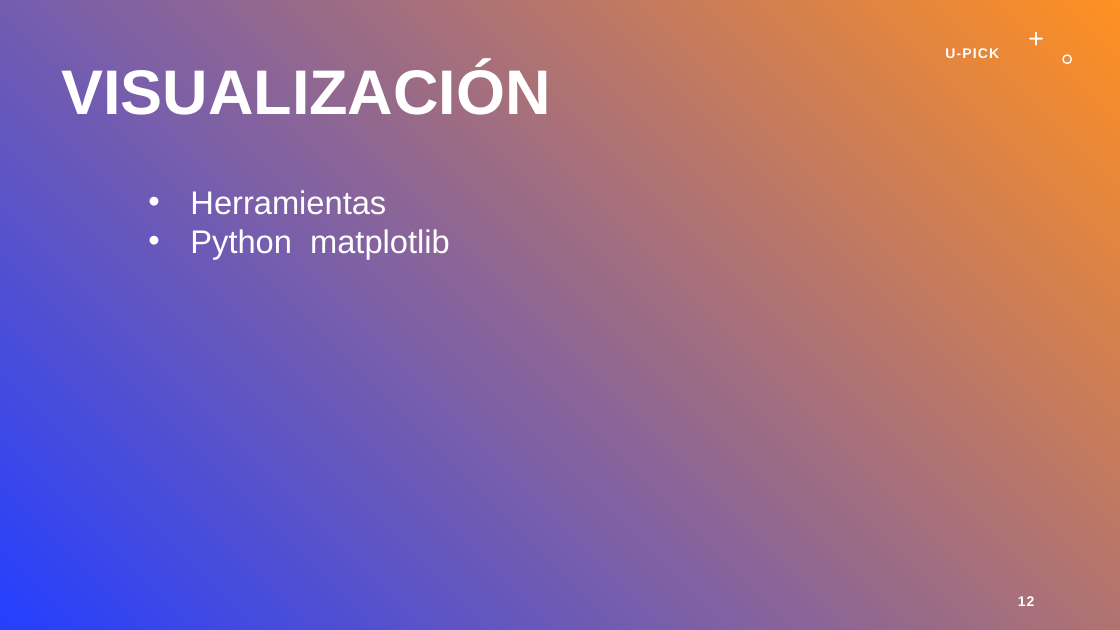
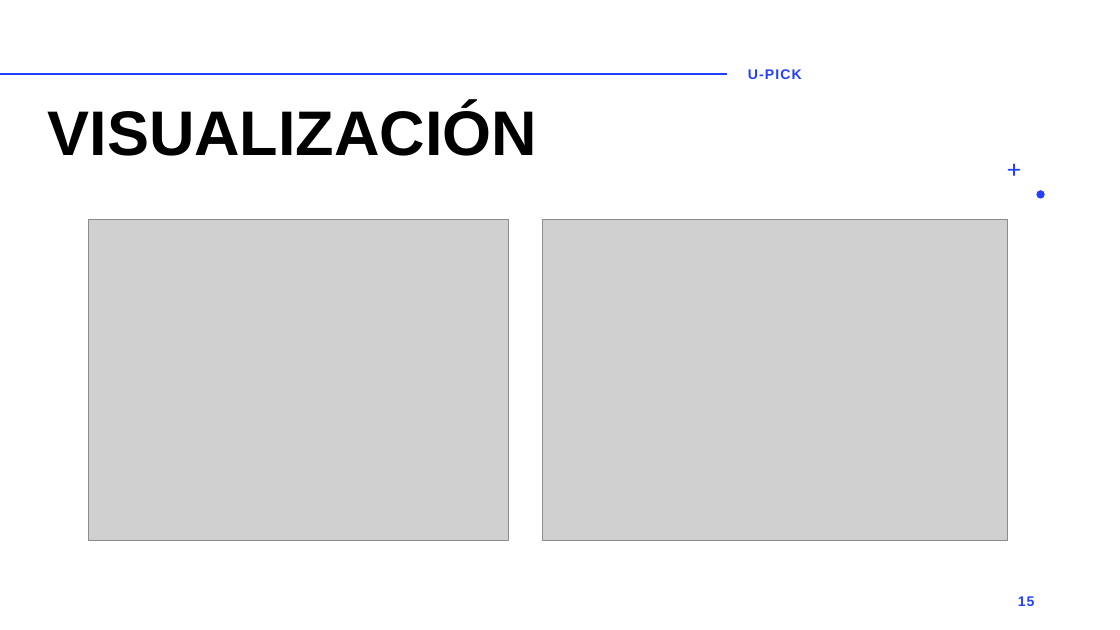
Before and after one commit to Dacarpe03/SIC_Big_Data_CDC, a slide deck: slide 15 of Entregas/U-pick.pptx (slide 12 before the commit). Drawn at 1120x630 pixels with LibreOffice and Linux fonts; fonts in the diff are those of the drawing; grey boxes stand for pictures. Boxes give left, top, right and bottom in pixels: in the first picture for what was removed or moved away, otherwise in the second. Text is boxed around its words. In the diff, an @@ line names an element or a change of style, - is before the commit and + after.

```diff
--- a/Entregas/U-pick.pptx
+++ b/Entregas/U-pick.pptx
@@ background gradient #243FFF to #FF9022 to #FFFFFF @@
@@ text "U-PICK": place and size @@
-text "U-PICK" at <box>945,48,999,58</box>
+text "U-PICK" at <box>748,69,802,79</box>
@@ text "U-PICK" at <box>748,69,802,79</box>: text colour #FFFFFF to #243FFF; less space between paragraphs @@
@@ freeform shape removed at <box>1029,32,1044,46</box> @@
@@ freeform shape removed at <box>1063,55,1073,65</box> @@
@@ line added from (0, 74) to (726, 74), #FF9022 2 pt @@
@@ text "VISUALIZACIÓN": place and size @@
-text "VISUALIZACIÓN" at <box>61,64,551,125</box>
+text "VISUALIZACIÓN" at <box>48,105,538,156</box>
@@ text "VISUALIZACIÓN" at <box>48,105,538,156</box>: text colour #FFFFFF to #000000 @@
@@ freeform shape added at <box>1008,164,1021,176</box>, fill #243FFF @@
@@ text removed at <box>190,190,450,259</box> @@
-• Herramientas
-• Python matplotlib
@@ freeform shape added at <box>1037,190,1045,198</box>, fill #243FFF @@
@@ picture added at <box>88,219,509,540</box> @@
@@ picture added at <box>543,219,1008,540</box> @@
@@ page number at <box>1018,596,1035,606</box>: text changed; text colour #FFFFFF to #243FFF @@
-12
+15
```
Also in this commit, not shown: 6 other slides changed, 7 slides added, 4 slides removed.
